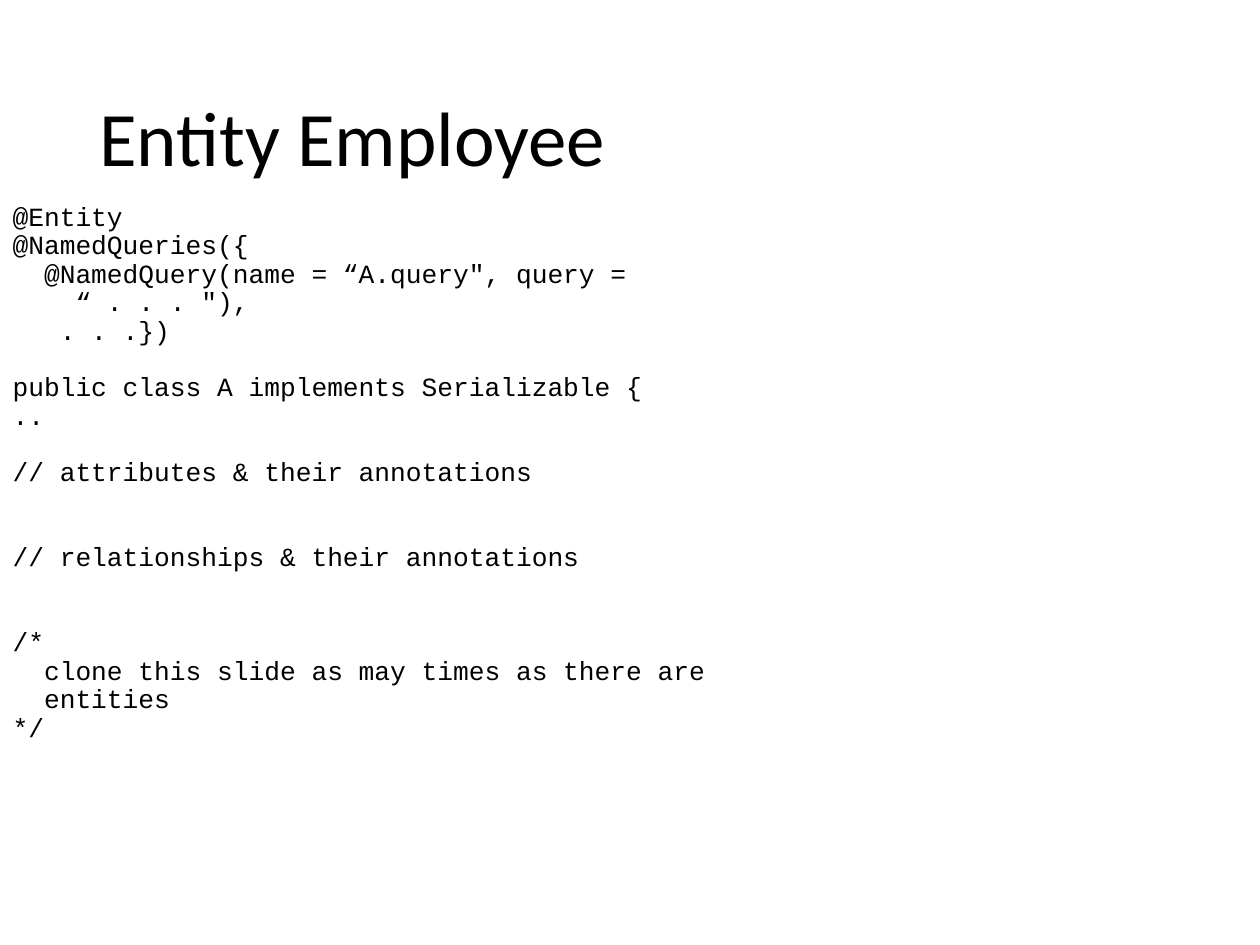
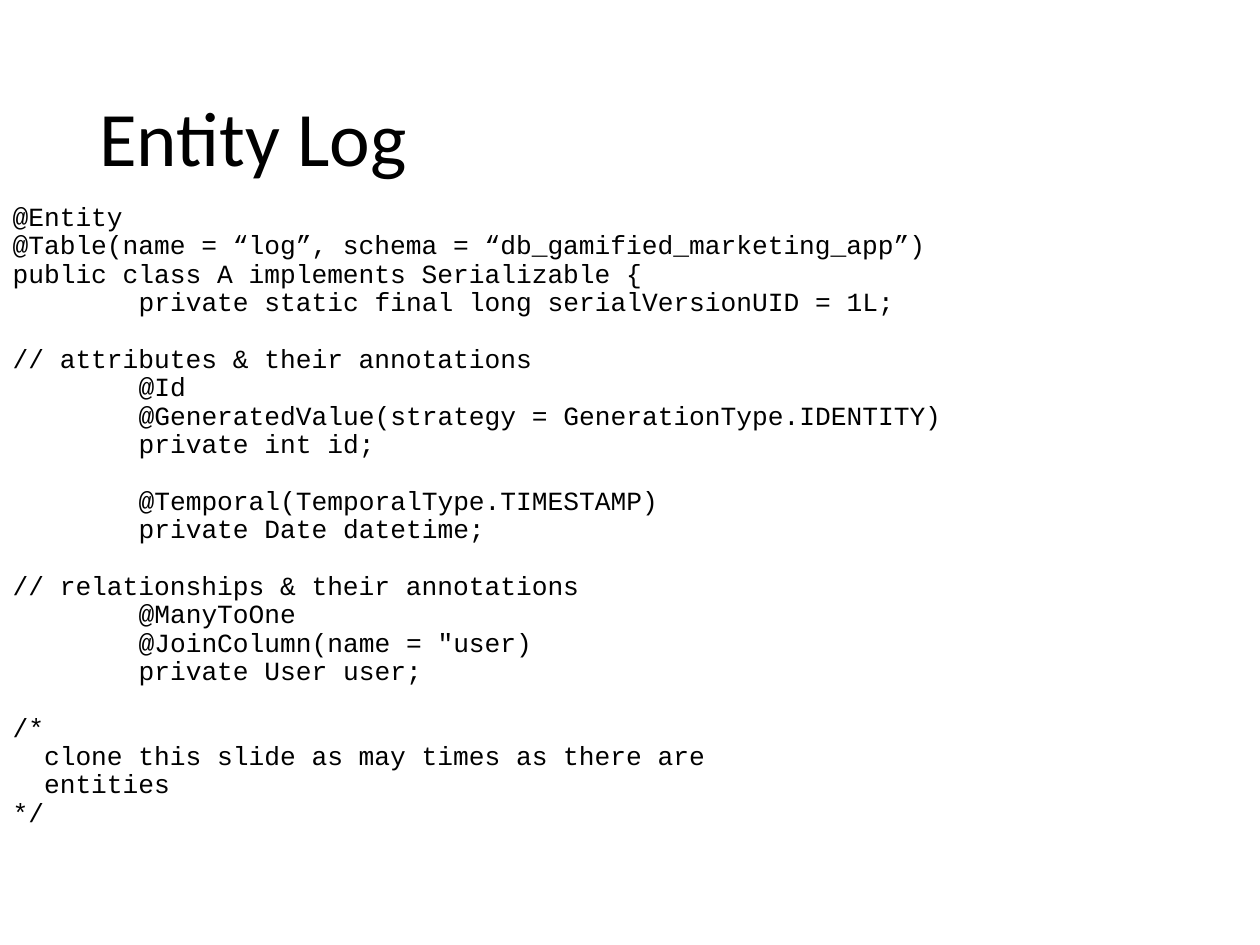
Before and after one commit to Danielededo/Gamified-marketing-application-DB2, a slide deck: slide 13 of Documentation/Presentation.pptx (slide 8 before the commit). Drawn at 1260x945 pixels with LibreOffice and Linux fonts; fonts in the diff are those of the drawing. Boxes give left, top, right and bottom in pixels: in the first picture for what was removed or moved away, otherwise in the second. Text is boxed around its words. In the diff, an @@ line names an element or a change of style, - is before the commit and + after.

Commit message:
update presentation

```diff
--- a/Documentation/Presentation.pptx
+++ b/Documentation/Presentation.pptx
@@ title at <box>99,112,406,180</box>: text changed @@
-Entity Employee
+Entity Log
@@ text at <box>13,236,926,260</box>: text changed @@
-@NamedQueries({
-@NamedQuery(name = “A.query", query =
-“ . . . "),
-. . .})
+@Table(name = “log”, schema = “db_gamified_marketing_app”)
@@ text at <box>139,293,894,317</box>: text changed @@
-..
+private static final long serialVersionUID = 1L;
@@ text at <box>139,378,941,544</box>: paragraphs added @@
+@Id
+@GeneratedValue(strategy = GenerationType.IDENTITY)
+private int id;
+@Temporal(TemporalType.TIMESTAMP)
+private Date datetime;
@@ text at <box>139,605,532,686</box>: paragraphs added @@
+@ManyToOne
+@JoinColumn(name = "user)
+private User user;
```
Also in this commit, not shown: 1 other slide changed, 5 slides added.
